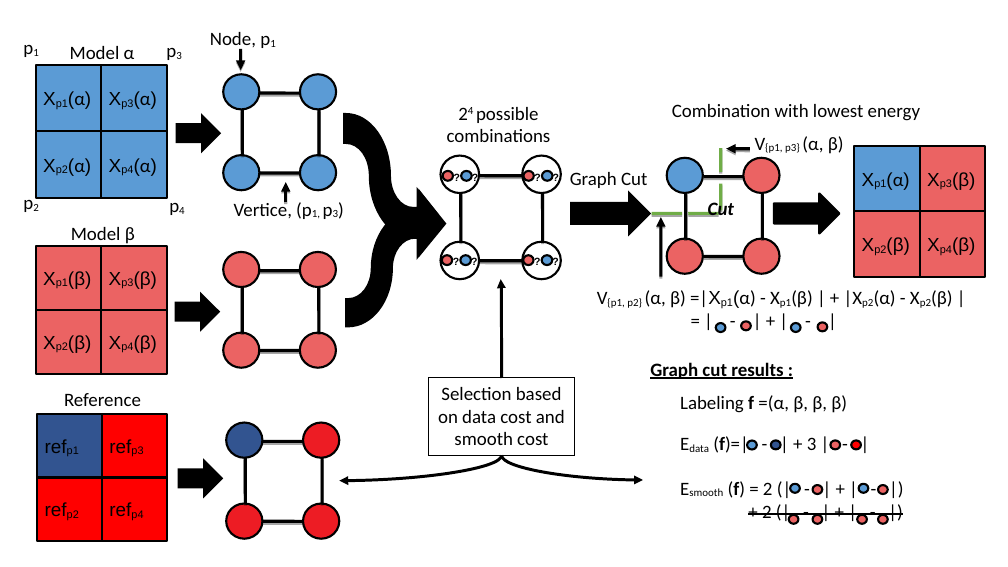
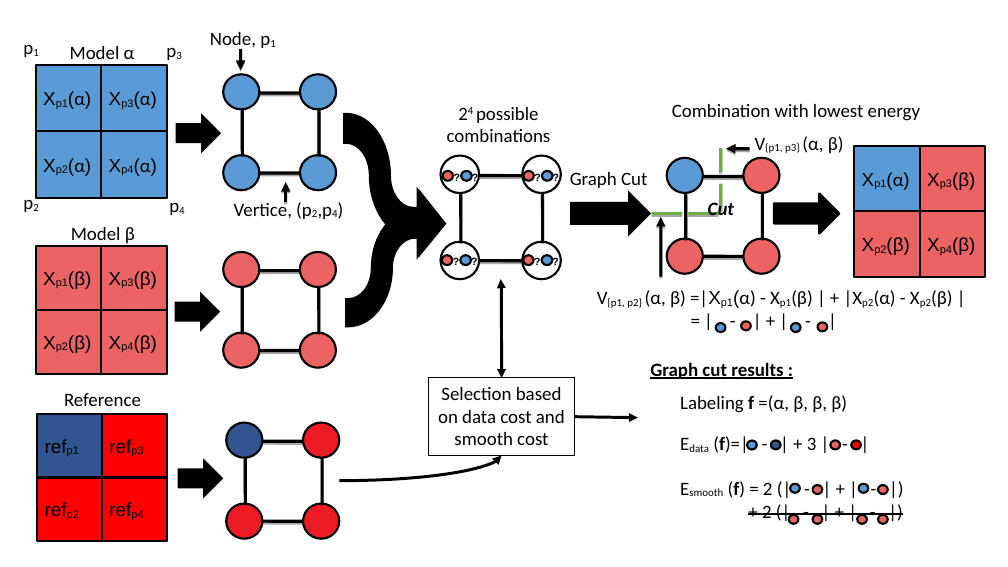
Before and after one commit to schmutzlucas/GraphCut_MMM, a slide deck: slide 1 of diagram_graphcut.odp. Drawn at 1008x567 pixels with LibreOffice and Linux fonts; fonts in the diff are those of the drawing. Boxes give left, top, right and bottom in pixels: in the first picture for what was removed or moved away, otherwise in the second. Text is boxed around its words. In the diff, an @@ line names an element or a change of style, - is before the commit and + after.

```diff
--- a/diagram_graphcut.odp
+++ b/diagram_graphcut.odp
@@ freeform shape at [343,113,445,259]: outline redrawn @@
@@ text at [121,200,642,353]: text changed @@
-Vertice, (p1, p3)
+Vertice, (p2,p4)
@@ curved arrow (501, 378) - (501, 279): curved arrow to curved double arrow @@
@@ arrow added from (575, 417) to (638, 417), #000000 2.83 pt @@
@@ curved arrow (501, 455) - (340, 481): arrowheads changed @@
@@ curved arrow removed from (501, 455) to (643, 480) @@
```
Also in this commit, not shown: 10 other files.
